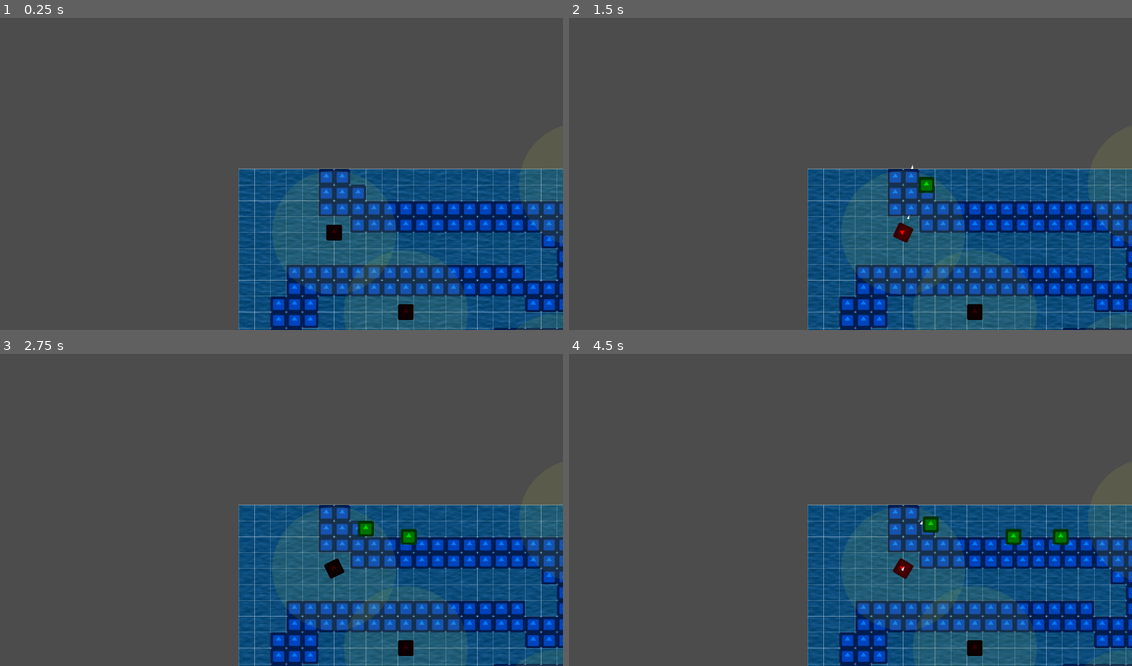
Above: before the commit, frames 1-4 (two rows, left to right).
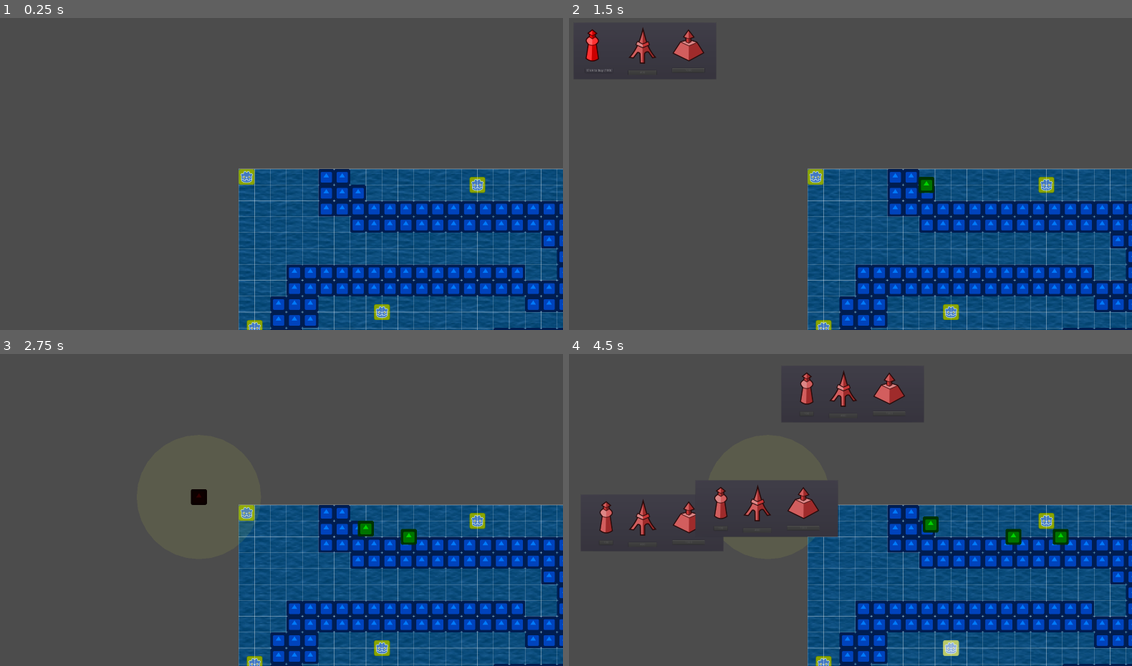
Above: after the commit, the same moments.

Repository: Dodoveloper/pdgt-game
Game: Godot game, scene res://Scenes/Map.tscn
Same seed, same stepped clock (60 frames per second), same inputs: the game is played once before the commit and once after it. The engine's default icon, where the game draws it, is replaced by a stand-in: a white triangle on a blue panel in a dark square.
Inputs (mouse positions are in pixels of both pictures, inside the frame that each line leads up to):
- Up to frame 1 (0.25 s): no input
- Up to frame 2 (1.5 s): click (816, 177) at 0.52 s; click (597, 46) at 1.27 s
- Up to frame 3 (2.75 s): click (28, 407) at 2 s, where only the run after the commit has a clickable "Click to buy (100)"
- Up to frame 4 (4.5 s): click (822, 662) at 2.77 s; click (1047, 519) at 3.52 s; click (951, 647) at 4.27 s

The runs differ from the first frame. In frame 1, 1.3% of the frame differs, in the area x 42-87%, y 48-100%; in frame 2, 2.1%; in frame 3, 1.4%; in frame 4, 3.9%, in the area x 5-87%, y 5-100%.

Commit message:
enabled buyable turrets, added slots to test scene

Diff:
--- a/Scenes/Camera2D.tscn
+++ b/Scenes/Camera2D.tscn
@@ -2,7 +2,7 @@
 
 [ext_resource path="res://Scripts/Camera2D.gd" type="Script" id=1]
 
-[node name="Camera2D" type="Camera2D" index="0"]
+[node name="Camera2D" type="Camera2D"]
 
 anchor_mode = 1
 rotating = false
--- a/Scenes/Map.tscn
+++ b/Scenes/Map.tscn
@@ -6,7 +6,7 @@
 [ext_resource path="res://Scenes/Camera2D.tscn" type="PackedScene" id=4]
 [ext_resource path="res://Assets/Art/pixel_platform.png" type="Texture" id=5]
 
-[node name="Map" type="Node" index="0"]
+[node name="Map" type="Node"]
 
 script = ExtResource( 1 )
 enemy_count = 10
@@ -17,7 +17,6 @@
 
 [node name="Camera2D" parent="." index="2" instance=ExtResource( 4 )]
 
-smoothing_speed = 15.0
 _sections_unfolded = [ "Editor", "Limit", "Smoothing" ]
 
 [node name="Sprite" type="Sprite" parent="." index="3"]
--- a/Scenes/Platform.tscn
+++ b/Scenes/Platform.tscn
@@ -8,7 +8,7 @@
 custom_solver_bias = 0.0
 extents = Vector2( 221.876, 226.609 )
 
-[node name="Platform" type="Area2D" index="0"]
+[node name="Platform" type="Area2D"]
 
 position = Vector2( 372.051, 267.241 )
 input_pickable = true
--- a/Scenes/TestScene.tscn
+++ b/Scenes/TestScene.tscn
@@ -1,7 +1,7 @@
 [gd_scene load_steps=3 format=2]
 
 [ext_resource path="res://Scenes/Grid.tscn" type="PackedScene" id=1]
-[ext_resource path="res://Scenes/Turret.tscn" type="PackedScene" id=2]
+[ext_resource path="res://Scenes/TurretSlot.tscn" type="PackedScene" id=2]
 
 [node name="TestScene" type="Node"]
 
@@ -21,34 +21,60 @@
 
 editor/display_folded = true
 
-[node name="Turret" parent="Turrets" index="0" instance=ExtResource( 2 )]
+[node name="TurretSlot" parent="Turrets" index="0" instance=ExtResource( 2 )]
 
-position = Vector2( 384, 256 )
+[node name="TurretSlot2" parent="Turrets" index="1" instance=ExtResource( 2 )]
 
-[node name="Turret2" parent="Turrets" index="1" instance=ExtResource( 2 )]
+margin_left = 1504.0
+margin_top = 1056.0
+margin_right = 1568.0
+margin_bottom = 1120.0
 
-position = Vector2( 1280, 832 )
+[node name="TurretSlot3" parent="Turrets" index="2" instance=ExtResource( 2 )]
 
-[node name="Turret3" parent="Turrets" index="2" instance=ExtResource( 2 )]
+margin_left = 32.0
+margin_top = 608.0
+margin_right = 96.0
+margin_bottom = 672.0
 
-position = Vector2( 672, 576 )
+[node name="TurretSlot4" parent="Turrets" index="3" instance=ExtResource( 2 )]
 
-[node name="Turret4" parent="Turrets" index="3" instance=ExtResource( 2 )]
+margin_left = 2208.0
+margin_top = 1184.0
+margin_right = 2272.0
+margin_bottom = 1248.0
 
-position = Vector2( 1376, 64 )
+[node name="TurretSlot5" parent="Turrets" index="4" instance=ExtResource( 2 )]
 
-[node name="Turret5" parent="Turrets" index="4" instance=ExtResource( 2 )]
+margin_left = 1888.0
+margin_top = 416.0
+margin_right = 1952.0
+margin_bottom = 480.0
 
-position = Vector2( 608, 1024 )
+[node name="TurretSlot6" parent="Turrets" index="5" instance=ExtResource( 2 )]
 
-[node name="Turret6" parent="Turrets" index="5" instance=ExtResource( 2 )]
+margin_left = 544.0
+margin_top = 928.0
+margin_right = 608.0
+margin_bottom = 992.0
 
-position = Vector2( 1984, 832 )
+[node name="TurretSlot7" parent="Turrets" index="6" instance=ExtResource( 2 )]
 
-[node name="Turret7" parent="Turrets" index="6" instance=ExtResource( 2 )]
+margin_left = 928.0
+margin_top = 32.0
+margin_right = 992.0
+margin_bottom = 96.0
 
-position = Vector2( 2272, 416 )
+[node name="TurretSlot8" parent="Turrets" index="7" instance=ExtResource( 2 )]
 
-[node name="Turret8" parent="Turrets" index="7" instance=ExtResource( 2 )]
+margin_left = 544.0
+margin_top = 544.0
+margin_right = 608.0
+margin_bottom = 608.0
 
-position = Vector2( 1440, 1376 )
+[node name="TurretSlot9" parent="Turrets" index="8" instance=ExtResource( 2 )]
+
+margin_left = 1504.0
+margin_top = 352.0
+margin_right = 1568.0
+margin_bottom = 416.0
--- /dev/null
+++ b/Scenes/TurretPopup.tscn
@@ -0,0 +1,263 @@
+[gd_scene load_steps=11 format=2]
+
+[ext_resource path="res://Scripts/TurretPopup.gd" type="Script" id=1]
+[ext_resource path="res://Assets/Art/Turrets/Small/small_tower.png" type="Texture" id=2]
+[ext_resource path="res://Assets/Art/Turrets/Small/small_tower_pressed.png" type="Texture" id=3]
+[ext_resource path="res://Assets/Art/Turrets/Small/small_tower_hover.png" type="Texture" id=4]
+[ext_resource path="res://Assets/Art/Turrets/Medium/medium_tower.png" type="Texture" id=5]
+[ext_resource path="res://Assets/Art/Turrets/Medium/medium_tower_pressed.png" type="Texture" id=6]
+[ext_resource path="res://Assets/Art/Turrets/Medium/medium_tower_hover.png" type="Texture" id=7]
+[ext_resource path="res://Assets/Art/Turrets/Big/big_tower.png" type="Texture" id=8]
+[ext_resource path="res://Assets/Art/Turrets/Big/big_tower_pressed.png" type="Texture" id=9]
+[ext_resource path="res://Assets/Art/Turrets/Big/big_tower_hover.png" type="Texture" id=10]
+
+[node name="TurretPopup" type="CanvasLayer"]
+
+layer = 100
+offset = Vector2( 0, 0 )
+rotation = 0.0
+scale = Vector2( 1, 1 )
+transform = Transform2D( 1, 0, 0, 1, 0, 0 )
+script = ExtResource( 1 )
+
+[node name="PanelContainer" type="PanelContainer" parent="." index="0"]
+
+anchor_left = 0.0
+anchor_top = 0.0
+anchor_right = 0.0
+anchor_bottom = 0.0
+margin_right = 640.0
+margin_bottom = 256.0
+rect_pivot_offset = Vector2( 0, 0 )
+mouse_filter = 0
+mouse_default_cursor_shape = 0
+size_flags_horizontal = 1
+size_flags_vertical = 1
+_sections_unfolded = [ "Rect" ]
+__meta__ = {
+"_edit_group_": true
+}
+
+[node name="Turrets" type="HBoxContainer" parent="PanelContainer" index="0"]
+
+anchor_left = 0.0
+anchor_top = 0.0
+anchor_right = 0.0
+anchor_bottom = 0.0
+margin_left = 7.0
+margin_top = 7.0
+margin_right = 633.0
+margin_bottom = 249.0
+rect_pivot_offset = Vector2( 0, 0 )
+mouse_filter = 1
+mouse_default_cursor_shape = 0
+size_flags_horizontal = 1
+size_flags_vertical = 1
+custom_constants/separation = 70
+alignment = 1
+
+[node name="Small" type="VBoxContainer" parent="PanelContainer/Turrets" index="0"]
+
+anchor_left = 0.0
+anchor_top = 0.0
+anchor_right = 0.0
+anchor_bottom = 0.0
+margin_left = 77.0
+margin_right = 138.0
+margin_bottom = 242.0
+rect_pivot_offset = Vector2( 0, 0 )
+mouse_filter = 1
+mouse_default_cursor_shape = 0
+size_flags_horizontal = 1
+size_flags_vertical = 1
+custom_constants/separation = 30
+alignment = 1
+
+[node name="Type" type="TextureButton" parent="PanelContainer/Turrets/Small" index="0"]
+
+anchor_left = 0.0
+anchor_top = 0.0
+anchor_right = 0.0
+anchor_bottom = 0.0
+margin_top = 23.0
+margin_right = 61.0
+margin_bottom = 169.0
+rect_pivot_offset = Vector2( 0, 0 )
+focus_mode = 2
+mouse_filter = 1
+mouse_default_cursor_shape = 0
+size_flags_horizontal = 1
+size_flags_vertical = 1
+toggle_mode = true
+enabled_focus_mode = 2
+shortcut = null
+group = null
+texture_normal = ExtResource( 2 )
+texture_pressed = ExtResource( 3 )
+texture_hover = ExtResource( 4 )
+stretch_mode = 3
+_sections_unfolded = [ "Textures" ]
+
+[node name="Price" type="Button" parent="PanelContainer/Turrets/Small" index="1"]
+
+anchor_left = 0.0
+anchor_top = 0.0
+anchor_right = 0.0
+anchor_bottom = 0.0
+margin_top = 199.0
+margin_right = 61.0
+margin_bottom = 219.0
+rect_pivot_offset = Vector2( 0, 0 )
+mouse_filter = 0
+mouse_default_cursor_shape = 0
+size_flags_horizontal = 1
+size_flags_vertical = 1
+disabled = true
+toggle_mode = false
+enabled_focus_mode = 2
+shortcut = null
+group = null
+text = "100"
+flat = false
+align = 1
+
+[node name="Medium" type="VBoxContainer" parent="PanelContainer/Turrets" index="1"]
+
+anchor_left = 0.0
+anchor_top = 0.0
+anchor_right = 0.0
+anchor_bottom = 0.0
+margin_left = 208.0
+margin_right = 334.0
+margin_bottom = 242.0
+rect_pivot_offset = Vector2( 0, 0 )
+mouse_filter = 1
+mouse_default_cursor_shape = 0
+size_flags_horizontal = 1
+size_flags_vertical = 1
+custom_constants/separation = 30
+alignment = 1
+
+[node name="Type" type="TextureButton" parent="PanelContainer/Turrets/Medium" index="0"]
+
+anchor_left = 0.0
+anchor_top = 0.0
+anchor_right = 0.0
+anchor_bottom = 0.0
+margin_top = 13.0
+margin_right = 126.0
+margin_bottom = 178.0
+rect_pivot_offset = Vector2( 0, 0 )
+focus_mode = 2
+mouse_filter = 1
+mouse_default_cursor_shape = 0
+size_flags_horizontal = 1
+size_flags_vertical = 1
+toggle_mode = true
+enabled_focus_mode = 2
+shortcut = null
+group = null
+texture_normal = ExtResource( 5 )
+texture_pressed = ExtResource( 6 )
+texture_hover = ExtResource( 7 )
+stretch_mode = 3
+_sections_unfolded = [ "Textures" ]
+
+[node name="Price" type="Button" parent="PanelContainer/Turrets/Medium" index="1"]
+
+anchor_left = 0.0
+anchor_top = 0.0
+anchor_right = 0.0
+anchor_bottom = 0.0
+margin_top = 208.0
+margin_right = 126.0
+margin_bottom = 228.0
+rect_pivot_offset = Vector2( 0, 0 )
+mouse_filter = 0
+mouse_default_cursor_shape = 0
+size_flags_horizontal = 1
+size_flags_vertical = 1
+disabled = true
+toggle_mode = false
+enabled_focus_mode = 2
+shortcut = null
+group = null
+text = "400"
+flat = false
+align = 1
+
+[node name="Big" type="VBoxContainer" parent="PanelContainer/Turrets" index="2"]
+
+anchor_left = 0.0
+anchor_top = 0.0
+anchor_right = 0.0
+anchor_bottom = 0.0
+margin_left = 404.0
+margin_right = 548.0
+margin_bottom = 242.0
+rect_pivot_offset = Vector2( 0, 0 )
+mouse_filter = 1
+mouse_default_cursor_shape = 0
+size_flags_horizontal = 1
+size_flags_vertical = 1
+custom_constants/separation = 30
+alignment = 1
+
+[node name="Type" type="TextureButton" parent="PanelContainer/Turrets/Big" index="0"]
+
+anchor_left = 0.0
+anchor_top = 0.0
+anchor_right = 0.0
+anchor_bottom = 0.0
+margin_top = 24.0
+margin_right = 144.0
+margin_bottom = 168.0
+rect_pivot_offset = Vector2( 0, 0 )
+focus_mode = 2
+mouse_filter = 1
+mouse_default_cursor_shape = 0
+size_flags_horizontal = 1
+size_flags_vertical = 1
+toggle_mode = true
+enabled_focus_mode = 2
+shortcut = null
+group = null
+texture_normal = ExtResource( 8 )
+texture_pressed = ExtResource( 9 )
+texture_hover = ExtResource( 10 )
+_sections_unfolded = [ "Textures" ]
+
+[node name="Price" type="Button" parent="PanelContainer/Turrets/Big" index="1"]
+
+anchor_left = 0.0
+anchor_top = 0.0
+anchor_right = 0.0
+anchor_bottom = 0.0
+margin_top = 198.0
+margin_right = 144.0
+margin_bottom = 218.0
+rect_pivot_offset = Vector2( 0, 0 )
+mouse_filter = 0
+mouse_default_cursor_shape = 0
+size_flags_horizontal = 1
+size_flags_vertical = 1
+disabled = true
+toggle_mode = false
+enabled_focus_mode = 2
+shortcut = null
+group = null
+text = "1000"
+flat = false
+align = 1
+
+[connection signal="pressed" from="PanelContainer/Turrets/Small/Type" to="." method="_on_small_pressed"]
+
+[connection signal="pressed" from="PanelContainer/Turrets/Small/Price" to="." method="_on_Small_Price_pressed"]
+
+[connection signal="pressed" from="PanelContainer/Turrets/Medium/Type" to="." method="_on_medium_pressed"]
+
+[connection signal="pressed" from="PanelContainer/Turrets/Medium/Price" to="." method="_on_Medium_Price_pressed"]
+
+[connection signal="pressed" from="PanelContainer/Turrets/Big/Type" to="." method="_on_big_pressed"]
+
+[connection signal="pressed" from="PanelContainer/Turrets/Big/Price" to="." method="_on_Big_Price_pressed"]
--- a/Scenes/TurretSlot.tscn
+++ b/Scenes/TurretSlot.tscn
@@ -1,32 +1,19 @@
-[gd_scene load_steps=15 format=2]
+[gd_scene load_steps=5 format=2]
 
 [ext_resource path="res://Assets/Art/Buttons/TurretSlotButton.png" type="Texture" id=1]
 [ext_resource path="res://Assets/Art/Buttons/TurretSlotPressed.png" type="Texture" id=2]
 [ext_resource path="res://Assets/Art/Buttons/TurretSlotHover.png" type="Texture" id=3]
 [ext_resource path="res://Scripts/TurretSlot.gd" type="Script" id=4]
-[ext_resource path="res://Scripts/TurretPopup.gd" type="Script" id=5]
-[ext_resource path="res://Assets/Art/Turrets/Small/small_tower.png" type="Texture" id=6]
-[ext_resource path="res://Assets/Art/Turrets/Small/small_tower_pressed.png" type="Texture" id=7]
-[ext_resource path="res://Assets/Art/Turrets/Small/small_tower_hover.png" type="Texture" id=8]
-[ext_resource path="res://Assets/Art/Turrets/Medium/medium_tower.png" type="Texture" id=9]
-[ext_resource path="res://Assets/Art/Turrets/Medium/medium_tower_pressed.png" type="Texture" id=10]
-[ext_resource path="res://Assets/Art/Turrets/Medium/medium_tower_hover.png" type="Texture" id=11]
-[ext_resource path="res://Assets/Art/Turrets/Big/big_tower.png" type="Texture" id=12]
-[ext_resource path="res://Assets/Art/Turrets/Big/big_tower_pressed.png" type="Texture" id=13]
-[ext_resource path="res://Assets/Art/Turrets/Big/big_tower_hover.png" type="Texture" id=14]
 
-[node name="TurretSlot" type="TextureButton"]
+[node name="TurretSlot" type="TextureButton" index="0"]
 
 anchor_left = 0.0
 anchor_top = 0.0
 anchor_right = 0.0
 anchor_bottom = 0.0
-margin_left = 192.0
-margin_top = 64.0
-margin_right = 256.0
-margin_bottom = 128.0
+margin_right = 64.0
+margin_bottom = 64.0
 rect_pivot_offset = Vector2( 0, 0 )
-rect_clip_content = false
 focus_mode = 2
 mouse_filter = 0
 mouse_default_cursor_shape = 0
@@ -40,263 +27,6 @@
 texture_pressed = ExtResource( 2 )
 texture_hover = ExtResource( 3 )
 script = ExtResource( 4 )
-_sections_unfolded = [ "Textures" ]
+_sections_unfolded = [ "Rect", "Textures" ]
 
-[node name="TurretPopup" type="CanvasLayer" parent="." index="0"]
-
-layer = 100
-offset = Vector2( 0, 0 )
-rotation = 0.0
-scale = Vector2( 1, 1 )
-transform = Transform2D( 1, 0, 0, 1, 0, 0 )
-script = ExtResource( 5 )
-
-[node name="PanelContainer" type="PanelContainer" parent="TurretPopup" index="0"]
-
-anchor_left = 0.0
-anchor_top = 0.0
-anchor_right = 0.0
-anchor_bottom = 0.0
-margin_left = 512.0
-margin_top = 192.0
-margin_right = 1152.0
-margin_bottom = 448.0
-rect_pivot_offset = Vector2( 0, 0 )
-rect_clip_content = false
-mouse_filter = 0
-mouse_default_cursor_shape = 0
-size_flags_horizontal = 1
-size_flags_vertical = 1
-
-[node name="Turrets" type="HBoxContainer" parent="TurretPopup/PanelContainer" index="0"]
-
-anchor_left = 0.0
-anchor_top = 0.0
-anchor_right = 0.0
-anchor_bottom = 0.0
-margin_left = 7.0
-margin_top = 7.0
-margin_right = 633.0
-margin_bottom = 249.0
-rect_pivot_offset = Vector2( 0, 0 )
-rect_clip_content = false
-mouse_filter = 1
-mouse_default_cursor_shape = 0
-size_flags_horizontal = 1
-size_flags_vertical = 1
-custom_constants/separation = 70
-alignment = 1
-
-[node name="Small" type="VBoxContainer" parent="TurretPopup/PanelContainer/Turrets" index="0"]
-
-anchor_left = 0.0
-anchor_top = 0.0
-anchor_right = 0.0
-anchor_bottom = 0.0
-margin_left = 77.0
-margin_right = 138.0
-margin_bottom = 242.0
-rect_pivot_offset = Vector2( 0, 0 )
-rect_clip_content = false
-mouse_filter = 1
-mouse_default_cursor_shape = 0
-size_flags_horizontal = 1
-size_flags_vertical = 1
-custom_constants/separation = 30
-alignment = 1
-
-[node name="Type" type="TextureButton" parent="TurretPopup/PanelContainer/Turrets/Small" index="0"]
-
-anchor_left = 0.0
-anchor_top = 0.0
-anchor_right = 0.0
-anchor_bottom = 0.0
-margin_top = 23.0
-margin_right = 61.0
-margin_bottom = 169.0
-rect_pivot_offset = Vector2( 0, 0 )
-rect_clip_content = false
-focus_mode = 2
-mouse_filter = 1
-mouse_default_cursor_shape = 0
-size_flags_horizontal = 1
-size_flags_vertical = 1
-toggle_mode = true
-enabled_focus_mode = 2
-shortcut = null
-group = null
-texture_normal = ExtResource( 6 )
-texture_pressed = ExtResource( 7 )
-texture_hover = ExtResource( 8 )
-stretch_mode = 3
-_sections_unfolded = [ "Textures" ]
-
-[node name="Price" type="Button" parent="TurretPopup/PanelContainer/Turrets/Small" index="1"]
-
-anchor_left = 0.0
-anchor_top = 0.0
-anchor_right = 0.0
-anchor_bottom = 0.0
-margin_top = 199.0
-margin_right = 61.0
-margin_bottom = 219.0
-rect_pivot_offset = Vector2( 0, 0 )
-rect_clip_content = false
-focus_mode = 2
-mouse_filter = 2
-mouse_default_cursor_shape = 0
-size_flags_horizontal = 1
-size_flags_vertical = 4
-disabled = true
-toggle_mode = false
-enabled_focus_mode = 2
-shortcut = null
-group = null
-text = "100"
-flat = false
-align = 1
-
-[node name="Medium" type="VBoxContainer" parent="TurretPopup/PanelContainer/Turrets" index="1"]
-
-anchor_left = 0.0
-anchor_top = 0.0
-anchor_right = 0.0
-anchor_bottom = 0.0
-margin_left = 208.0
-margin_right = 334.0
-margin_bottom = 242.0
-rect_pivot_offset = Vector2( 0, 0 )
-rect_clip_content = false
-mouse_filter = 1
-mouse_default_cursor_shape = 0
-size_flags_horizontal = 1
-size_flags_vertical = 1
-custom_constants/separation = 30
-alignment = 1
-
-[node name="Type" type="TextureButton" parent="TurretPopup/PanelContainer/Turrets/Medium" index="0"]
-
-anchor_left = 0.0
-anchor_top = 0.0
-anchor_right = 0.0
-anchor_bottom = 0.0
-margin_top = 13.0
-margin_right = 126.0
-margin_bottom = 178.0
-rect_pivot_offset = Vector2( 0, 0 )
-rect_clip_content = false
-focus_mode = 2
-mouse_filter = 1
-mouse_default_cursor_shape = 0
-size_flags_horizontal = 1
-size_flags_vertical = 1
-toggle_mode = true
-enabled_focus_mode = 2
-shortcut = null
-group = null
-texture_normal = ExtResource( 9 )
-texture_pressed = ExtResource( 10 )
-texture_hover = ExtResource( 11 )
-stretch_mode = 3
-_sections_unfolded = [ "Textures" ]
-
-[node name="Price" type="Button" parent="TurretPopup/PanelContainer/Turrets/Medium" index="1"]
-
-anchor_left = 0.0
-anchor_top = 0.0
-anchor_right = 0.0
-anchor_bottom = 0.0
-margin_top = 208.0
-margin_right = 126.0
-margin_bottom = 228.0
-rect_pivot_offset = Vector2( 0, 0 )
-rect_clip_content = false
-focus_mode = 2
-mouse_filter = 2
-mouse_default_cursor_shape = 0
-size_flags_horizontal = 1
-size_flags_vertical = 4
-toggle_mode = false
-enabled_focus_mode = 2
-shortcut = null
-group = null
-text = "400"
-flat = false
-align = 1
-_sections_unfolded = [ "custom_fonts" ]
-
-[node name="Big" type="VBoxContainer" parent="TurretPopup/PanelContainer/Turrets" index="2"]
-
-anchor_left = 0.0
-anchor_top = 0.0
-anchor_right = 0.0
-anchor_bottom = 0.0
-margin_left = 404.0
-margin_right = 548.0
-margin_bottom = 242.0
-rect_pivot_offset = Vector2( 0, 0 )
-rect_clip_content = false
-mouse_filter = 1
-mouse_default_cursor_shape = 0
-size_flags_horizontal = 1
-size_flags_vertical = 1
-custom_constants/separation = 30
-alignment = 1
-
-[node name="Type" type="TextureButton" parent="TurretPopup/PanelContainer/Turrets/Big" index="0"]
-
-anchor_left = 0.0
-anchor_top = 0.0
-anchor_right = 0.0
-anchor_bottom = 0.0
-margin_top = 24.0
-margin_right = 144.0
-margin_bottom = 168.0
-rect_pivot_offset = Vector2( 0, 0 )
-rect_clip_content = false
-focus_mode = 2
-mouse_filter = 1
-mouse_default_cursor_shape = 0
-size_flags_horizontal = 1
-size_flags_vertical = 1
-toggle_mode = true
-enabled_focus_mode = 2
-shortcut = null
-group = null
-texture_normal = ExtResource( 12 )
-texture_pressed = ExtResource( 13 )
-texture_hover = ExtResource( 14 )
-_sections_unfolded = [ "Textures" ]
-
-[node name="Price" type="Button" parent="TurretPopup/PanelContainer/Turrets/Big" index="1"]
-
-anchor_left = 0.0
-anchor_top = 0.0
-anchor_right = 0.0
-anchor_bottom = 0.0
-margin_top = 198.0
-margin_right = 144.0
-margin_bottom = 218.0
-rect_pivot_offset = Vector2( 0, 0 )
-rect_clip_content = false
-focus_mode = 2
-mouse_filter = 2
-mouse_default_cursor_shape = 0
-size_flags_horizontal = 1
-size_flags_vertical = 4
-toggle_mode = false
-enabled_focus_mode = 2
-shortcut = null
-group = null
-text = "1000"
-flat = false
-align = 1
-_sections_unfolded = [ "custom_fonts" ]
-
-[connection signal="pressed" from="TurretPopup/PanelContainer/Turrets/Small/Type" to="TurretPopup" method="_on_small_pressed"]
-
-[connection signal="pressed" from="TurretPopup/PanelContainer/Turrets/Small/Price" to="TurretPopup" method="_on_small_Price_pressed"]
-
-[connection signal="pressed" from="TurretPopup/PanelContainer/Turrets/Medium/Type" to="TurretPopup" method="_on_medium_pressed"]
-
-[connection signal="pressed" from="TurretPopup/PanelContainer/Turrets/Big/Type" to="TurretPopup" method="_on_big_pressed"]
+[connection signal="pressed" from="." to="." method="_on_TurretSlot_pressed"]
--- a/Scripts/Turret.gd
+++ b/Scripts/Turret.gd
@@ -5,15 +5,28 @@
 export (PackedScene) var Bullet
 var vis_color = Color(.867, .91, .247, 0.1)
 
+onready var size
 var target
 var can_shoot = true
 
 func _ready():
+	init(size)
 	$Sprite.self_modulate = Color(0.2, 0, 0)
 	var shape = CircleShape2D.new()
 	shape.radius = detect_radius
 	$Visibility/CollisionShape2D.shape = shape
 	$ShootTimer.wait_time = fire_rate
+
+func init(size):
+	if size == "Small":
+		detect_radius = 150
+		fire_rate = 0.5
+	elif size == "Medium":
+		detect_radius = 250
+		fire_rate = 0.2
+	elif size == "Big":
+		detect_radius = 450
+		fire_rate = 0.4
 
 func _physics_process(delta):
 	update()
--- a/Scripts/TurretPopup.gd
+++ b/Scripts/TurretPopup.gd
@@ -1,4 +1,6 @@
 extends CanvasLayer
+
+signal turret_requested
 
 onready var small = $PanelContainer/Turrets/Small
 onready var medium = $PanelContainer/Turrets/Medium
@@ -26,6 +28,8 @@
 		small.get_node("Price").disabled = true
 
 func _on_medium_pressed():
+	# enable the price button
+	medium.get_node("Price").disabled = false
 	# display the buy button if pressed
 	if medium.get_node("Type").pressed:
 		medium.get_node("Price").text = "Click to buy (%s)" %medium_price
@@ -38,8 +42,11 @@
 	# clear the message
 	if not medium.get_node("Type").pressed:
 		medium.get_node("Price").text = medium_price
+		medium.get_node("Price").disabled = true
 
 func _on_big_pressed():
+	# enable the price button
+	big.get_node("Price").disabled = false
 	# display the buy button if pressed
 	if big.get_node("Type").pressed:
 		big.get_node("Price").text = "Click to buy (%s)" %big_price
@@ -52,6 +59,13 @@
 	# clear the message
 	if not big.get_node("Type").pressed:
 		big.get_node("Price").text = big_price
+		big.get_node("Price").disabled = true
 
-func _on_small_Price_pressed():
-	print("pressed")
+func _on_Small_Price_pressed():
+	emit_signal("turret_requested", "Small")
+
+func _on_Medium_Price_pressed():
+	emit_signal("turret_requested", "Medium")
+
+func _on_Big_Price_pressed():
+	emit_signal("turret_requested", "Big")
--- a/Scripts/TurretSlot.gd
+++ b/Scripts/TurretSlot.gd
@@ -1,4 +1,20 @@
 extends TextureButton
 
-func _ready():
-	pass
+var Menu = preload("res://Scenes/TurretPopup.tscn")
+var menu
+var Turret = preload("res://Scenes/Turret.tscn")
+
+func _on_TurretSlot_pressed():
+	# display the popup menu
+	menu = Menu.instance()
+	menu.get_node("PanelContainer").rect_position = rect_position + rect_size
+	menu.connect("turret_requested", self, "spawn_turret")
+	add_child(menu)
+
+func spawn_turret(size):
+	var t = Turret.instance()
+	t.position = rect_position - (rect_size / 2) - Vector2(128, 0)
+	add_child(t)
+	# hide the menu and the slot
+	menu.queue_free()
+	self.disabled = true
